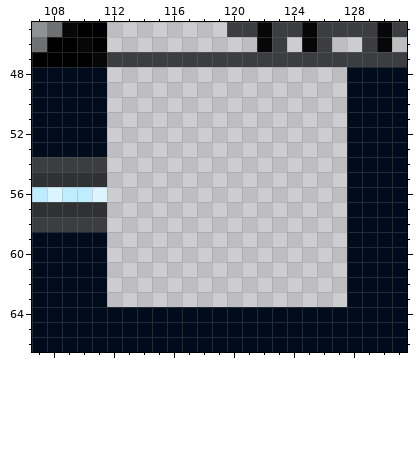
Two versions of one pixel-art file, Assets/Art/tileset2.ase. The picture above was drawn from the file before the commit.
320x144 pixels, 1 frame. Colours within 5 levels of each other are drawn and written as one. Shown: x 107..131, y 45..66. The commit also changed other parts of the picture, which this record leaves out.
New version:
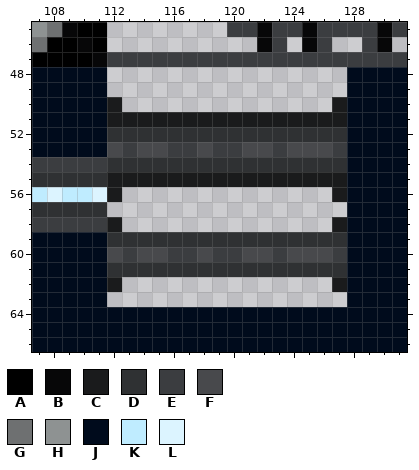
Palette (. is transparent): A #000000  B #070708  C #1a1b1c  D #2f3133  E #3b3d40  F #48494c  G #6e7071  H #8e9292  J #000b1c  K #bfecff  L #dcf4ff
What changed:
Changed rows in their new state; - is an unchanged pixel.
Layer "base":
first column x 112:
50 C--------------C
51 CCCCCCCCCCCCCCCC
52 DDDDDDDDDDDDDDDD
53 FEFFEEFEEFFEFFFE
54 DDDDDDDDDDDDDDDD
55 CCCCCCCCCCCCCCCC
56 C--------------C
58 C--------------C
59 DDDDDDDDDDDDDDDD
60 FEFFEEFEEFFEFFFE
61 DDDDDDDDDDDDDDDD
62 C--------------C
Pixel boxes of the changes (left, top, right, bottom) in both pictures:
added: (107, 97, 347, 292)
